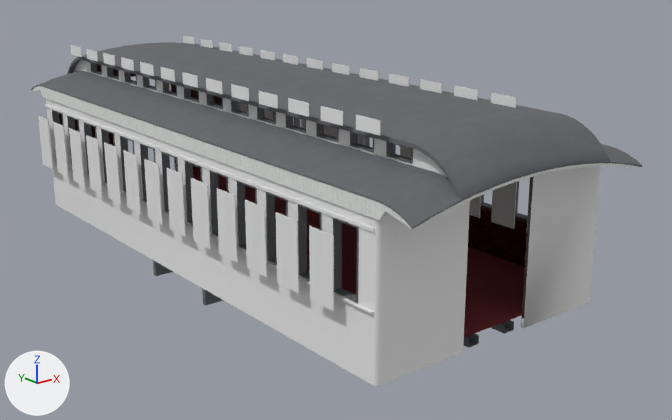
Renders of the FBX model vr progetto unity/Assets/Models/NewWagon/vagone.fbx from each side of a commit.
Rendered twice from a 50 mm lens placed at (-9.71, -13.74, 6.68), pointed at (0.6, -0.84, 1.53). Arrows for +X, +Y and +Z are at lower left; the lights stay in place. The older version comes first. Where no turn or scale is listed for an object, it has been applied to the vertices.

The scene before the commit, as lines of its bpy script (objects in view):
```python
me_black_id_1_model_1_001 = bpy.data.meshes.new('black_id_1_model_1.001')
me_black_id_1_model_1_001.from_pydata(...)  # 1674 vertices, 2988 faces; spans x -2.36..2.36, y -6.01..6.01, z 0.41..4.04
me_black_id_1_model_1_001.materials.append(mat_enamel_black_001)
me_plane_004 = bpy.data.meshes.new('Plane.004')
me_plane_004.from_pydata(...)  # 208 vertices, 156 faces; spans x -2.7..0.01, y -9.65..0.25, z -0.07..0.14
me_plane_004.materials.append(mat_window)  # white #e7e7e7
me_plane_007 = bpy.data.meshes.new('Plane.007')
me_plane_007.from_pydata(...)  # 208 vertices, 156 faces; spans x -4.54..0.02, y -9.7..0.26, z -0.34..0.73
me_plane_007.materials.append(mat_window)  # white #e7e7e7
me_wood_floor_cube_001 = bpy.data.meshes.new('wood_floor_Cube.001')
me_wood_floor_cube_001.from_pydata(...)  # 14 vertices, 12 faces; spans x -2.22..2.22, y -5.34..5.34, z 0.96
me_wood_floor_cube_001.materials.append(mat_red_carpet)
ob_floor = bpy.data.objects.new('Floor', me_wood_floor_cube_001)
ob_floor.location = (0.0, 0.0, 0.0)
ob_little_windows = bpy.data.objects.new('Little_windows', me_plane_004)
ob_little_windows.location = (1.0, 5.0, 4.0)
ob_outside_frame = bpy.data.objects.new('Outside_frame', me_black_id_1_model_1_001)
ob_outside_frame.location = (0.0, 0.0, 0.0)
ob_windows = bpy.data.objects.new('windows', me_plane_007)
ob_windows.location = (2.0, 5.0, 2.0)
# also in view: 'Outside_walls' at (0.0, 0.0, 2.29); 'Inside_walls' at (0.0, 0.0, 2.41); 'window_frames' at (0.0, 0.0, 2.81)
```
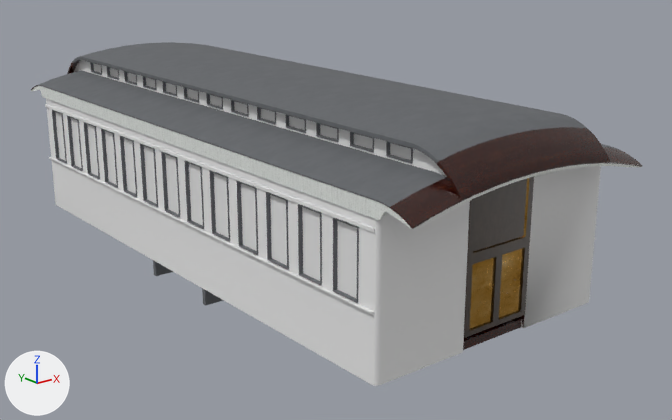
Location of each change, [x1, y1, x2, y2] in pixels of the pictures (672 x 420 px):
'windows', moved
    before: [38, 103, 530, 311]
    after: [55, 112, 357, 299]
'Outside_frame_wood', added
    after: [31, 61, 642, 229]
'door_anterior', added
    after: [464, 176, 534, 338]
    faces in mat_wood_black: [464, 176, 534, 338]
    faces in mat_brass_old_metal: [470, 178, 530, 330]
'Little_windows', moved (mostly hidden afterwards)
    before: [71, 35, 516, 136]
    after: [93, 63, 411, 160]
'Outside_frame_indoor', added
    after: [463, 315, 524, 350]
part 1 of me_black_id_1_model_1_001, deleted
    before: [390, 127, 642, 229]
part 2 of me_black_id_1_model_1_001, deleted (mostly hidden)
    before: [31, 61, 79, 90]
'Floor', unchanged, covered by the edit
    before: [193, 168, 525, 337]
'Inside_walls', unchanged, covered by the edit
    before: [59, 64, 533, 319]

The edits, one by one:
Picture 'Metal07_metal_xtm.jpg' (img_metal07_metal_xtm_jpg) is new.
Picture 'Metal07_normal_xtm.jpg' (img_metal07_normal_xtm_jpg) is new.
Picture 'Metal07_diffuse_xtm.jpg' (img_metal07_diffuse_xtm_jpg) is new.
Picture 'Metal07_roughness_xtm.jpg' (img_metal07_roughness_xtm_jpg) is new.
Picture 'plane_divided_DefaultMaterial_Roughness.jpg' (img_plane_divided_defaultmaterial_roughness_jpg) is new.
Picture 'plane_divided_DefaultMaterial_Normal.jpg' (img_plane_divided_defaultmaterial_normal_jpg) is new.
Picture 'plane_divided_DefaultMaterial_BaseColor.jpg' (img_plane_divided_defaultmaterial_basecolor_jpg) is new.
Material 'Brass old metal' (mat_brass_old_metal) is new.
Uses the picture img_metal07_diffuse_xtm_jpg.
Uses the picture img_metal07_metal_xtm_jpg.
Uses the picture img_metal07_normal_xtm_jpg.
Uses the picture img_metal07_roughness_xtm_jpg.
Material 'Wood black' (mat_wood_black) is new.
Uses the picture img_plane_divided_defaultmaterial_basecolor_jpg.
Uses the picture img_plane_divided_defaultmaterial_normal_jpg.
Uses the picture img_plane_divided_defaultmaterial_roughness_jpg.
me_black_id_1_model_1_001 is used by ob_outside_frame; location (0.0, 0.0, 0.0).
me_black_id_1_model_1_001 had 1674 vertices, 2988 faces and spanned x -2.36..2.36, y -6.01..6.01, z 0.41..4.04.
me_black_id_1_model_1_001 now has 1324 vertices, 2284 faces and spans x -2.36..2.36, y -5.61..5.61, z 0.41..4.04.
me_black_id_1_model_1_001 part 1: 156 vertices removed from x -2.36..2.36, y -6.01..-5.66, z 3.13..3.83.
me_black_id_1_model_1_001 part 2: 156 vertices removed from x -2.36..2.36, y 5.66..6.01, z 3.13..3.83.
Other edits to the shape of me_black_id_1_model_1_001 do not show in these pictures.
Mesh me_black_id_1_model_1_002 is new.
It has 400 vertices, 672 faces and spans x -2.36..2.36, y -6.01..6.01, z 3.13..3.9.
It uses material mat_simple_dark_wood.
Mesh me_doors_outside_cube_001 is new.
It has 80 vertices, 134 faces and spans x 0.0..1.31, y 0.0..0.08, z 0.0..2.36.
Faces by material slot: [102, 32].
It uses material mat_wood_black.
It uses material mat_brass_old_metal.
Mesh me_black_id_1_model_1_005 is new.
It has 51 vertices, 61 faces and spans x -2.32..2.32, y -5.34..5.34, z 0.72..3.32.
It uses material mat_simple_dark_wood.
Object 'Little_windows' (ob_little_windows) moves from (1.0, 5.0, 4.0) to (1.35, 4.72, 3.65).
Object 'windows' (ob_windows) moves from (2.0, 5.0, 2.0) to (2.26, 4.72, 2.15).
Object 'Outside_frame_wood' (ob_outside_frame_wood) is new; it shows me_black_id_1_model_1_002.
Its location is (0.0, 0.0, 0.0).
Object 'door_anterior' (ob_door_anterior) is new; it shows me_doors_outside_cube_001.
Its location is (-0.66, -5.36, 0.96).
Object 'Outside_frame_indoor' (ob_outside_frame_indoor) is new; it shows me_black_id_1_model_1_005.
Its location is (0.0, 0.0, 0.0).
